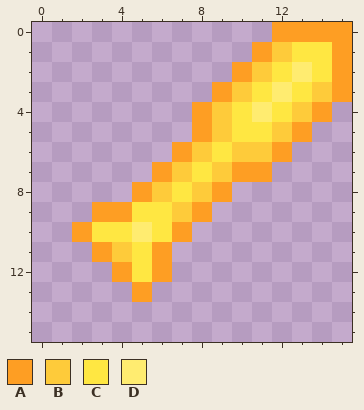
One commit to this pixel-art sprite: Projectiles/SpectralsunSSword.png. This is how it looked before the edit.
The file is 32x32 pixels, drawn in blocks of 2x2; one block is one cell here.
Palette (. is transparent): A #fe9e23  B #fecb3a  C #ffe742  D #ffec70
Pixels before, first column x 2:
 0 ..........AAAA
 1 .........ABCCA
 2 ........ABCDCA
 3 .......ABCDCBA
 4 ......ABCDCBA.
 5 ......ABCCBA..
 6 .....ABCBBA...
 7 ....ABCBAA....
 8 ...ABCBA......
 9 .AACCBA.......
10 ACCDCA........
11 .ABCA.........
12 ..ACA.........
13 ...A..........
Now the later version:
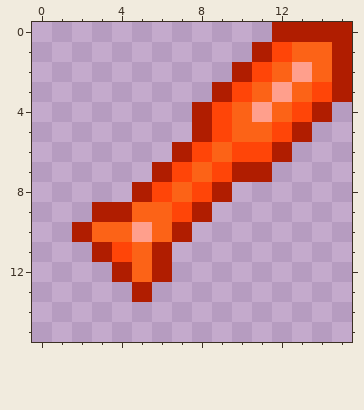
Change:
colour A: #fe9e23 -> #b01d00
colour B: #fecb3a -> #ff4508
colour C: #ffe742 -> #fc6317
colour D: #ffec70 -> #ff9f8c
Boxes around the changes in both pictures, in picture pixels (x1, y1, x2, y2):
changed: (72, 22, 352, 302)
